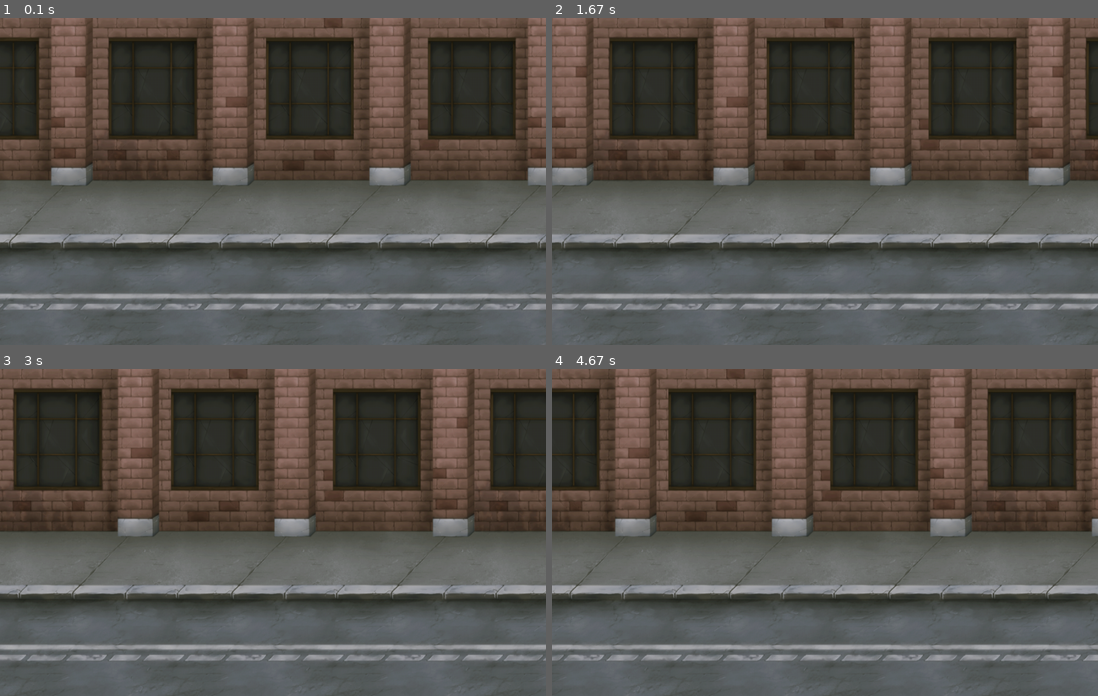
Above: before the commit, frames 1-4 (two rows, left to right).
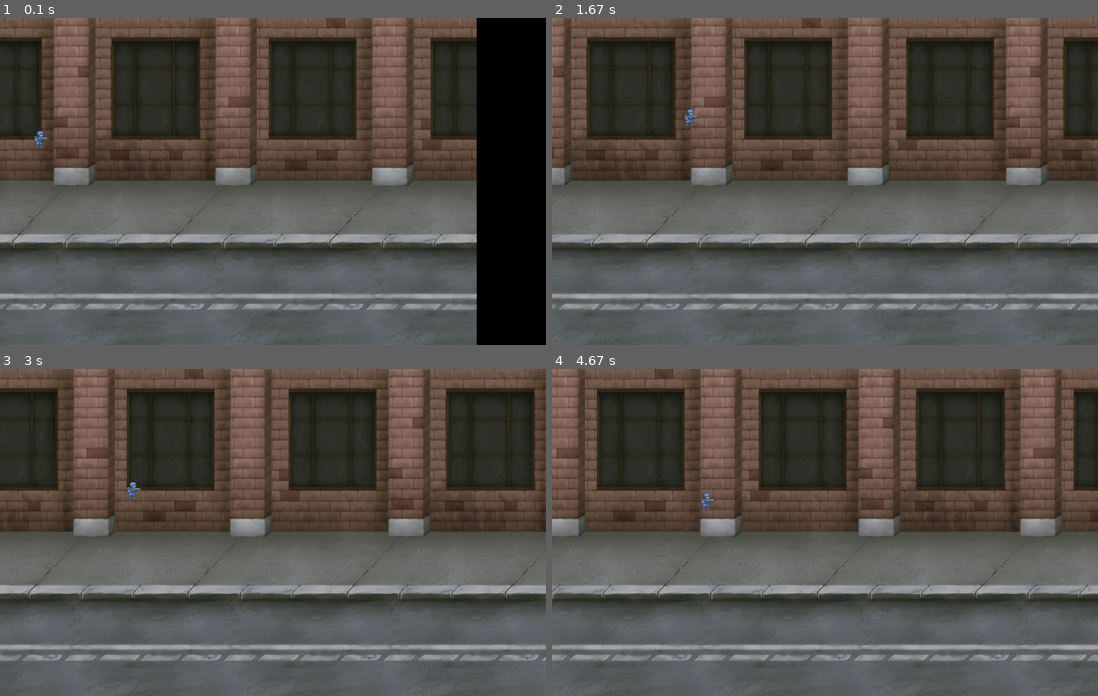
Above: after the commit, the same moments.

Repository: ValorianiO/Pygame-Curso
Game: pygame game, started from Juego.py
The game is run twice, just before and just after one commit, with the same random seed, the same clock (stepped at 60 frames per second) and the same inputs.
Inputs:
- Up to frame 1 (0.1 s): no input
- Up to frame 2 (1.67 s): hold Space 0.33-0.8 s; hold D 0.33-0.8 s; hold D 0.83-1.3 s; tap Space at 0.9, 1.2, 1.4 s; hold W 1.33-1.63 s
- Up to frame 3 (3 s): hold D 1.67-2.13 s; tap Space at 1.73, 2.03, 2.23, 2.53, 2.8 s; hold A 2.17-2.7 s; hold S from 2.73 s (still down)
- Up to frame 4 (4.67 s): release S at 3.03 s; hold A 3.07-3.47 s; tap Space at 3.13, 3.57, 3.97, 4.27, 4.63 s; hold W 3.5-3.87 s; hold D 3.9-4.53 s; hold S from 4.57 s (still down)

The runs differ from the first frame. In frame 1, 16% of the frame differs, in the area x 0-100%, y 0-100%; in frame 2, 20%; in frame 3, 24%; in frame 4, 35%.

Commit message:
aniadir personaje de juego, animaciones de movimiento y controles

Diff:
--- a/Juego.py
+++ b/Juego.py
@@ -7,28 +7,117 @@
 
 pantalla = pygame.display.set_mode((w,h))
 
-fps = 60
-reloj = pygame.time.Clock()
-
 pygame.display.set_caption("Exterminator")
 
 icono = pygame.image.load("imagenes/gunner.png")
-fondo = pygame.image.load("imagenes/ciudad.png").convert()
-x=0
+fondo = pygame.image.load("imagenes/ciudad.png")
 
 pygame.display.set_icon(icono)
+quieto = pygame.image.load('imagenes/idle1.png')
 
-while True:
+caminaDerecha =[pygame.image.load('imagenes/run1.png'),
+                             pygame.image.load('imagenes/run2.png'),
+                             pygame.image.load('imagenes/run3.png'),
+                             pygame.image.load('imagenes/run4.png'),
+                             pygame.image.load('imagenes/run5.png'),
+                             pygame.image.load('imagenes/run6.png') ]
+
+caminaIzquierda = [pygame.image.load('imagenes/run1-izq.png'),
+                                pygame.image.load('imagenes/run2-izq.png'),
+                                pygame.image.load('imagenes/run3-izq.png'),
+                                pygame.image.load('imagenes/run4-izq.png'),
+                                pygame.image.load('imagenes/run5-izq.png'),
+                                pygame.image.load('imagenes/run6-izq.png') ]
+
+salta =[pygame.image.load('imagenes/jump1.png'),
+            pygame.image.load('imagenes/jump2.png') ]
+x = 0
+px =50
+py= 200
+ancho = 40
+velocidad = 10
+reloj = pygame.time.Clock()
+salto = False
+cuentaSalto = 10
+izquierda = False
+derecha = False
+cuentaPasos = 0
+
+def recargaPantalla():
+    global cuentaPasos
+    global x
+
+    x_relativa = x % fondo.get_rect().width
+    pantalla.blit(fondo, (x_relativa - fondo.get_rect().width, 0))
+    if x_relativa < w:
+      pantalla.blit(fondo, (x_relativa, 0))
+    x -= 5
+
+    if cuentaPasos + 1 >= 6:
+      cuentaPasos = 0
+
+    if izquierda:
+      pantalla.blit(caminaIzquierda[cuentaPasos // 1], (int(px), int(py)))
+      cuentaPasos += 1
+
+    elif derecha:
+      pantalla.blit(caminaDerecha[cuentaPasos // 1], (int(px), int(py)))
+      cuentaPasos += 1
+
+    else:
+      pantalla.blit(quieto, (int(px), int(py)))
+
+    pygame.display.update()
+
+ejecuta = True
+
+
+
+while ejecuta:
+    reloj.tick(18)
+
     for event in pygame.event.get():
       if event.type == QUIT:
-        pygame.quit()
-        sys.exit()
-    x_relativa= x % fondo.get_rect().width
-    pantalla.blit(fondo, (x_relativa - fondo.get_rect().width ,0))
-    if x_relativa < w:
-      pantalla.blit(fondo,(x_relativa,0))
-    x-=1
-    pygame.display.update()
-    reloj.tick(fps
+        ejecuta = False
 
-    )
+    keys = pygame.key.get_pressed()
+
+    if keys[pygame.K_a] and px > velocidad:
+      px -= velocidad
+      izquierda = True
+      derecha = False
+
+    elif keys[pygame.K_d] and px < 900 - velocidad - ancho:
+      px += velocidad
+      izquierda = False
+      derecha = True
+
+    else:
+      izquierda = False
+      derecha = False
+      cuentaPasos = 0
+
+    if keys[pygame.K_w] and py >100:
+      py -= velocidad
+
+    if keys[pygame.K_s] and py <300:
+      py += velocidad
+
+    if not (salto):
+      if keys [pygame.K_SPACE]:
+        salto = True
+        izquierda = False
+        derecha = False
+        cuentaPasos = 0
+
+    else:
+      if cuentaSalto >= -10:
+        py -= (cuentaSalto * abs(cuentaSalto)) * 0.5
+        cuentaSalto -= 1
+      else:
+        cuentaSalto = 10
+        salto = False
+
+    recargaPantalla()
+
+pygame.quit()
Binary file added: imagenes/idle1.png
Binary file added: imagenes/jump1.png
Binary file added: imagenes/jump2.png
Binary file added: imagenes/run1-izq.png
Binary file added: imagenes/run1.png
Binary file added: imagenes/run2-izq.png
Binary file added: imagenes/run2.png
Binary file added: imagenes/run3-izq.png
Binary file added: imagenes/run3.png
Binary file added: imagenes/run4-izq.png
Binary file added: imagenes/run4.png
Binary file added: imagenes/run5-izq.png
(and 3 more such lines)
